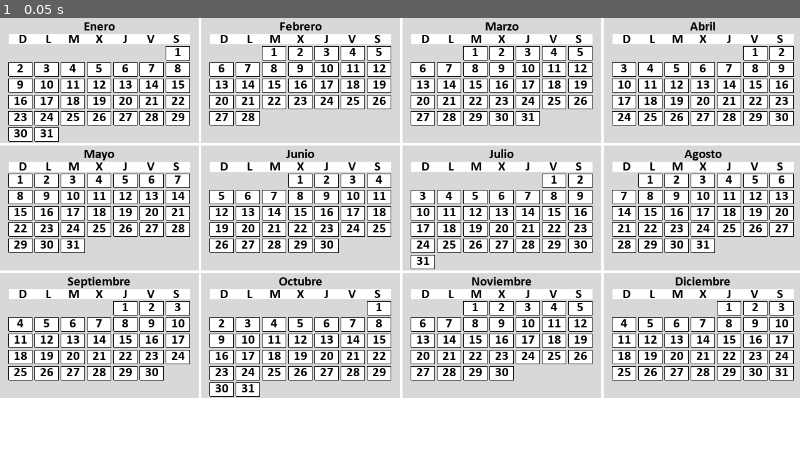
Above: before the commit, frame 1.
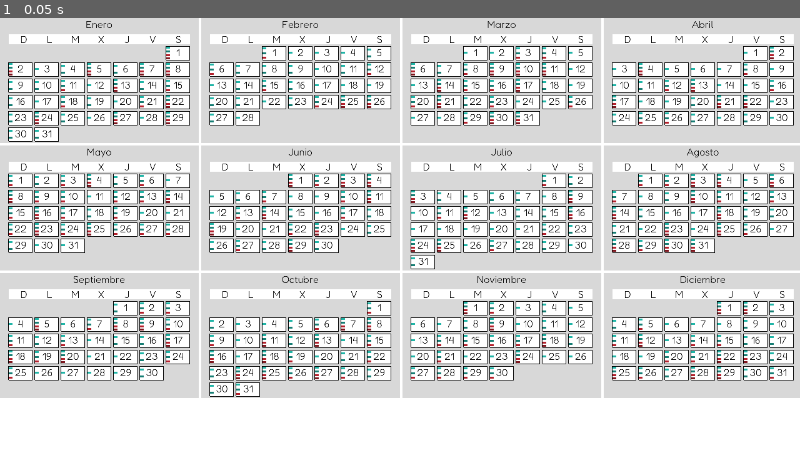
Above: after the commit, the same moment.

Repository: LeoleUCAB/herramienta-rrhh
Game: Godot game, scene res://Calendar.tscn
The game is run twice, just before and just after one commit, with the same random seed, the same clock (stepped at 60 frames per second) and the same inputs.
Inputs:
- Up to frame 1 (0.05 s): no input

The runs differ from the first frame. In frame 1, 10% of the frame differs, in the area x 1-99%, y 0-84%.

Commit message:
Cambio de Font, Appointments
- Cambiada la font que se utilizaba por fredoka https://fonts.google.com/specimen/Fredoka
- Implementada la logica para generar los bloques que simbolizan la asistencia
- Movidos los archivos que componen la vista de Year a la carpeta yearView
- Restructurado la escena de DayNode (ahora llamada Day)

Diff:
--- a/Calendar.tscn
+++ b/Calendar.tscn
@@ -1,7 +1,7 @@
 [gd_scene load_steps=3 format=2]
 
-[ext_resource path="res://scenes/year/Month.tscn" type="PackedScene" id=1]
-[ext_resource path="res://scenes/year/Year.gd" type="Script" id=2]
+[ext_resource path="res://scenes/yearView/Month.tscn" type="PackedScene" id=1]
+[ext_resource path="res://scenes/yearView/Year.gd" type="Script" id=2]
 
 [node name="Calendar" type="Node2D"]
 
--- /dev/null
+++ b/res/fonts/fredoka/fredokaDynamic.tres
@@ -0,0 +1,9 @@
+[gd_resource type="DynamicFont" load_steps=2 format=2]
+
+[ext_resource path="res://res/fonts/fredoka/Fredoka-VariableFont_wdth,wght.ttf" type="DynamicFontData" id=1]
+
+[resource]
+size = 64
+use_mipmaps = true
+use_filter = true
+font_data = ExtResource( 1 )
--- /dev/null
+++ b/res/fonts/fredoka/fredokaDynamic32.tres
@@ -0,0 +1,9 @@
+[gd_resource type="DynamicFont" load_steps=2 format=2]
+
+[ext_resource path="res://res/fonts/fredoka/Fredoka-VariableFont_wdth,wght.ttf" type="DynamicFontData" id=1]
+
+[resource]
+size = 64
+use_mipmaps = true
+use_filter = true
+font_data = ExtResource( 1 )
--- a/scenes/year/DayNode.gd
+++ /dev/null
@@ -1,9 +0,0 @@
-extends ColorRect
-
-onready var dayNumber = $DayNumber
-
-func _ready():
-	pass
-
-func setDayNumber(value):
-	dayNumber.text = value as String
--- a/scenes/year/DayNode.tscn
+++ /dev/null
@@ -1,36 +0,0 @@
-[gd_scene load_steps=3 format=2]
-
-[ext_resource path="res://res/fonts/calibri-font-family/CalibriDynamicFont.tres" type="DynamicFont" id=1]
-[ext_resource path="res://scenes/year/DayNode.gd" type="Script" id=2]
-
-[node name="Day" type="ColorRect"]
-margin_right = 38.0
-margin_bottom = 22.0
-rect_min_size = Vector2( 38, 22 )
-rect_pivot_offset = Vector2( -66, -27 )
-script = ExtResource( 2 )
-__meta__ = {
-"_edit_use_anchors_": false
-}
-
-[node name="Border" type="ReferenceRect" parent="."]
-margin_right = 38.0
-margin_bottom = 22.0
-border_color = Color( 0, 0, 0, 1 )
-editor_only = false
-__meta__ = {
-"_edit_use_anchors_": true
-}
-
-[node name="DayNumber" type="Label" parent="."]
-margin_right = 38.0
-margin_bottom = 22.0
-rect_min_size = Vector2( 11, 22 )
-custom_colors/font_color = Color( 0, 0, 0, 1 )
-custom_fonts/font = ExtResource( 1 )
-text = "1"
-align = 1
-valign = 1
-__meta__ = {
-"_edit_use_anchors_": false
-}
--- /dev/null
+++ b/scenes/yearView/Day.gd
@@ -0,0 +1,32 @@
+extends Control
+
+onready var dayNumberLabel = $DayNumber
+onready var LAG = $LongAppointmentGrid
+
+var dayNumber setget setDayNumber
+
+func _ready():
+	generateRandomAppointments()
+	pass
+
+func setDayNumber(value):
+	dayNumber = value
+	dayNumberLabel.text = value as String
+
+func generateRandomAppointments():
+	var rng = RandomNumberGenerator.new()
+	rng.randomize()
+	for i in range(rng.randi_range(1, 4)):
+		var newAppointment = ColorRect.new()
+		newAppointment.rect_min_size = Vector2(6, 3)
+		newAppointment.size_flags_vertical = SIZE_EXPAND + SIZE_SHRINK_CENTER
+		var colorList = [
+			Color(33/255 as float, 182/255 as float, 168/255 as float, 1),
+			Color(23/255 as float, 127/255 as float, 117/255 as float, 1),
+			Color(182/255 as float, 33/255 as float, 45/255 as float, 1),
+			Color(127/255 as float, 23/255 as float, 31/255 as float, 1),
+			Color(182/255 as float, 119/255 as float, 33/255 as float, 1),
+			Color(127/255 as float, 84/255 as float, 23/255 as float, 1)
+			]
+		newAppointment.color = colorList[i]
+		LAG.add_child(newAppointment)
--- /dev/null
+++ b/scenes/yearView/Day.tscn
@@ -0,0 +1,68 @@
+[gd_scene load_steps=3 format=2]
+
+[ext_resource path="res://res/fonts/fredoka/fredokaDynamic32.tres" type="DynamicFont" id=1]
+[ext_resource path="res://scenes/yearView/Day.gd" type="Script" id=2]
+
+[node name="Day" type="Control"]
+anchor_right = 1.0
+anchor_bottom = 1.0
+margin_right = -1242.0
+margin_bottom = -698.0
+rect_min_size = Vector2( 38, 22 )
+rect_pivot_offset = Vector2( -129, -35 )
+script = ExtResource( 2 )
+__meta__ = {
+"_edit_use_anchors_": false
+}
+
+[node name="DayRect" type="ColorRect" parent="."]
+margin_right = 38.0
+margin_bottom = 22.0
+rect_min_size = Vector2( 38, 22 )
+rect_pivot_offset = Vector2( -59, -8 )
+__meta__ = {
+"_edit_use_anchors_": false,
+"_editor_description_": ""
+}
+
+[node name="DayNumber" type="Label" parent="."]
+anchor_left = 0.5
+anchor_top = 0.5
+anchor_right = 0.5
+anchor_bottom = 0.5
+margin_left = -19.0
+margin_top = -11.0
+margin_right = 133.0
+margin_bottom = 68.0
+rect_min_size = Vector2( 22, 22 )
+rect_scale = Vector2( 0.25, 0.25 )
+custom_colors/font_color = Color( 0, 0, 0, 1 )
+custom_fonts/font = ExtResource( 1 )
+text = "1"
+align = 1
+valign = 1
+__meta__ = {
+"_edit_use_anchors_": false,
+"_editor_description_": ""
+}
+
+[node name="ReferenceRect" type="ReferenceRect" parent="."]
+margin_right = 38.0
+margin_bottom = 22.0
+border_color = Color( 0, 0, 0, 1 )
+editor_only = false
+__meta__ = {
+"_edit_use_anchors_": false,
+"_editor_description_": ""
+}
+
+[node name="LongAppointmentGrid" type="GridContainer" parent="."]
+anchor_top = 0.5
+anchor_bottom = 0.5
+margin_top = -11.0
+margin_right = 6.0
+margin_bottom = 11.0
+custom_constants/vseparation = 1
+__meta__ = {
+"_edit_use_anchors_": false
+}
--- a/scenes/year/Month.gd
+++ b/scenes/yearView/Month.gd
@@ -2,10 +2,10 @@
 
 export var dayScene: PackedScene
 
-var year
-var month
-var weekStart
-var daysInMonth
+var year = 2022
+var month = 1
+var weekStart = 1
+var daysInMonth = 31
 const monthArray = ["Enero", "Febrero", "Marzo", "Abril", "Mayo", "Junio", "Julio", "Agosto", "Septiembre", "Octubre", "Noviembre", "Diciembre"]
 
 onready var grid = $DayGrid
@@ -15,7 +15,7 @@
 	for i in range(daysInMonth + weekStart):
 		var newDay = dayScene.instance()
 		grid.add_child(newDay)
-		newDay.setDayNumber(i+1-weekStart)
+		newDay.dayNumber = i+1-weekStart
 		if(i < weekStart):
 			newDay.modulate = Color(1, 1, 1, 0)
 		monthName.text = monthArray[month-1]
--- a/scenes/year/Month.tscn
+++ b/scenes/yearView/Month.tscn
@@ -1,8 +1,9 @@
-[gd_scene load_steps=4 format=2]
+[gd_scene load_steps=5 format=2]
 
-[ext_resource path="res://res/fonts/calibri-font-family/CalibriDynamicFont.tres" type="DynamicFont" id=1]
-[ext_resource path="res://scenes/year/Month.gd" type="Script" id=2]
-[ext_resource path="res://scenes/year/DayNode.tscn" type="PackedScene" id=3]
+[ext_resource path="res://scenes/yearView/Day.tscn" type="PackedScene" id=1]
+[ext_resource path="res://scenes/yearView/Month.gd" type="Script" id=2]
+[ext_resource path="res://res/fonts/fredoka/fredokaDynamic.tres" type="DynamicFont" id=3]
+[ext_resource path="res://res/fonts/fredoka/fredokaDynamic32.tres" type="DynamicFont" id=4]
 
 [node name="Month" type="Control"]
 margin_right = 200.0
@@ -12,7 +13,7 @@
 __meta__ = {
 "_edit_use_anchors_": false
 }
-dayScene = ExtResource( 3 )
+dayScene = ExtResource( 1 )
 
 [node name="MonthRect" type="ColorRect" parent="."]
 margin_right = 318.0
@@ -27,12 +28,12 @@
 [node name="MonthName" type="Label" parent="."]
 anchor_left = 0.5
 anchor_right = 0.5
-margin_left = -160.0
-margin_top = 4.0
-margin_right = 160.0
-margin_bottom = 26.0
+margin_left = -159.0
+margin_right = 1109.0
+margin_bottom = 79.0
+rect_scale = Vector2( 0.25, 0.25 )
 custom_colors/font_color = Color( 0, 0, 0, 1 )
-custom_fonts/font = ExtResource( 1 )
+custom_fonts/font = ExtResource( 3 )
 text = "Enero"
 align = 1
 __meta__ = {
@@ -57,85 +58,86 @@
 anchor_bottom = 0.5
 margin_left = -141.0
 margin_top = -10.0
-margin_right = 149.0
-margin_bottom = 12.0
+margin_right = 1019.0
+margin_bottom = 69.0
+rect_scale = Vector2( 0.25, 0.25 )
 columns = 7
 __meta__ = {
 "_edit_use_anchors_": false
 }
 
 [node name="Domingo" type="Label" parent="ColorRect/WeekGrid"]
-margin_right = 37.42
-margin_bottom = 22.0
-rect_min_size = Vector2( 37.42, 0 )
+margin_right = 161.0
+margin_bottom = 79.0
+rect_min_size = Vector2( 161, 0 )
 custom_colors/font_color = Color( 0, 0, 0, 1 )
-custom_fonts/font = ExtResource( 1 )
+custom_fonts/font = ExtResource( 4 )
 text = "D"
 align = 1
 valign = 1
 
 [node name="Lunes" type="Label" parent="ColorRect/WeekGrid"]
-margin_left = 41.0
-margin_right = 78.42
-margin_bottom = 22.0
-rect_min_size = Vector2( 37.42, 0 )
+margin_left = 165.0
+margin_right = 326.0
+margin_bottom = 79.0
+rect_min_size = Vector2( 161, 0 )
 custom_colors/font_color = Color( 0, 0, 0, 1 )
-custom_fonts/font = ExtResource( 1 )
+custom_fonts/font = ExtResource( 4 )
 text = "L"
 align = 1
 valign = 1
 
 [node name="Martes" type="Label" parent="ColorRect/WeekGrid"]
-margin_left = 82.0
-margin_right = 119.42
-margin_bottom = 22.0
-rect_min_size = Vector2( 37.42, 0 )
+margin_left = 330.0
+margin_right = 491.0
+margin_bottom = 79.0
+rect_min_size = Vector2( 161, 0 )
 custom_colors/font_color = Color( 0, 0, 0, 1 )
-custom_fonts/font = ExtResource( 1 )
+custom_fonts/font = ExtResource( 4 )
 text = "M"
 align = 1
 valign = 1
 
 [node name="Miercoles" type="Label" parent="ColorRect/WeekGrid"]
-margin_left = 123.0
-margin_right = 160.42
-margin_bottom = 22.0
-rect_min_size = Vector2( 37.42, 0 )
+margin_left = 495.0
+margin_right = 656.0
+margin_bottom = 79.0
+rect_min_size = Vector2( 161, 0 )
 custom_colors/font_color = Color( 0, 0, 0, 1 )
-custom_fonts/font = ExtResource( 1 )
+custom_fonts/font = ExtResource( 4 )
 text = "X"
 align = 1
 valign = 1
 
 [node name="Jueves" type="Label" parent="ColorRect/WeekGrid"]
-margin_left = 164.0
-margin_right = 201.42
-margin_bottom = 22.0
-rect_min_size = Vector2( 37.42, 0 )
+margin_left = 660.0
+margin_right = 821.0
+margin_bottom = 79.0
+rect_min_size = Vector2( 161, 0 )
 custom_colors/font_color = Color( 0, 0, 0, 1 )
-custom_fonts/font = ExtResource( 1 )
+custom_fonts/font = ExtResource( 4 )
 text = "J"
 align = 1
 valign = 1
 
 [node name="Viernes" type="Label" parent="ColorRect/WeekGrid"]
-margin_left = 205.0
-margin_right = 242.42
-margin_bottom = 22.0
-rect_min_size = Vector2( 37.42, 0 )
+margin_left = 825.0
+margin_right = 986.0
+margin_bottom = 79.0
+rect_min_size = Vector2( 161, 0 )
 custom_colors/font_color = Color( 0, 0, 0, 1 )
-custom_fonts/font = ExtResource( 1 )
+custom_fonts/font = ExtResource( 4 )
 text = "V"
 align = 1
 valign = 1
 
 [node name="Sabado" type="Label" parent="ColorRect/WeekGrid"]
-margin_left = 246.0
-margin_right = 283.42
-margin_bottom = 22.0
-rect_min_size = Vector2( 37.42, 0 )
+margin_left = 990.0
+margin_right = 1151.0
+margin_bottom = 79.0
+rect_min_size = Vector2( 161, 0 )
 custom_colors/font_color = Color( 0, 0, 0, 1 )
-custom_fonts/font = ExtResource( 1 )
+custom_fonts/font = ExtResource( 4 )
 text = "S"
 align = 1
 valign = 1
Binary file added: res/fonts/fredoka/Fredoka-VariableFont_wdth,wght.ttf
Binary file added: res/fonts/fredoka/static/Fredoka/Fredoka-Bold.ttf
Binary file added: res/fonts/fredoka/static/Fredoka/Fredoka-Light.ttf
Binary file added: res/fonts/fredoka/static/Fredoka/Fredoka-Medium.ttf
Binary file added: res/fonts/fredoka/static/Fredoka/Fredoka-Regular.ttf
Binary file added: res/fonts/fredoka/static/Fredoka/Fredoka-SemiBold.ttf
Binary file added: res/fonts/fredoka/static/Fredoka_Condensed/Fredoka_Condensed-Bold.ttf
Binary file added: res/fonts/fredoka/static/Fredoka_Condensed/Fredoka_Condensed-Light.ttf
Binary file added: res/fonts/fredoka/static/Fredoka_Condensed/Fredoka_Condensed-Medium.ttf
Binary file added: res/fonts/fredoka/static/Fredoka_Condensed/Fredoka_Condensed-Regular.ttf
Binary file added: res/fonts/fredoka/static/Fredoka_Condensed/Fredoka_Condensed-SemiBold.ttf
Binary file added: res/fonts/fredoka/static/Fredoka_Expanded/Fredoka_Expanded-Bold.ttf
(and 15 more such lines)
